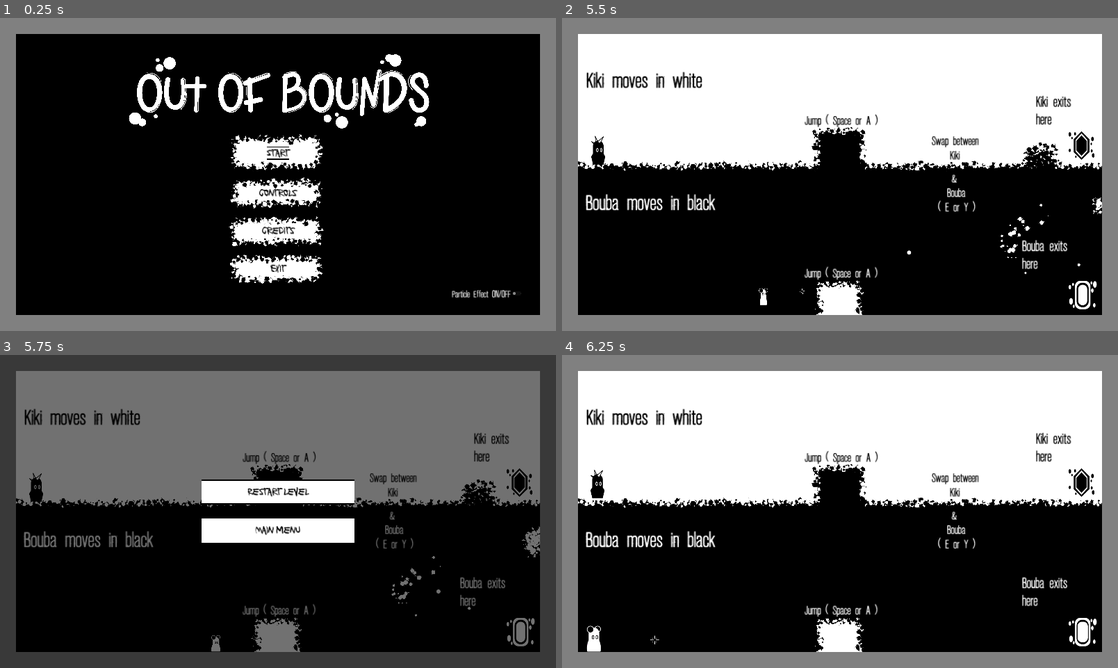
Above: before the commit, frames 1-4 (two rows, left to right).
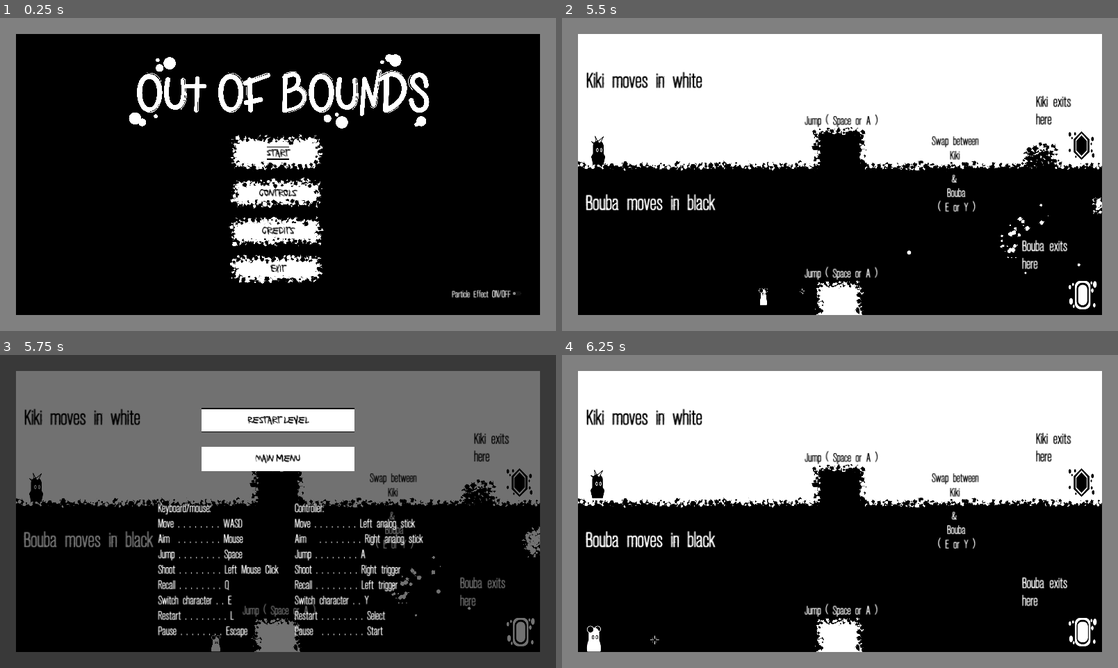
Above: after the commit, the same moments.

Repository: RobotRamen/margin
Game: Godot game, scene res://theme/empty.tscn
Same seed, same stepped clock (60 frames per second), same inputs: the game is played once before the commit and once after it.
Inputs (mouse positions are in pixels of both pictures, inside the frame that each line leads up to):
- Up to frame 1 (0.25 s): no input
- Up to frame 2 (5.5 s): click "Start" at 0.5 s; click "One Player (keyboard)" at 1.25 s; move the mouse to (962, 158) at 2.02 s; hold D (right_k) 2.03-3.53 s; tap Q (restore_k) at 2.1, 3.6, 5.1 s; click (962, 158) at 2.17 s; tap Space (jump_k) at 2.27, 3.02, 4.52, 5.27 s; move the mouse to (728, 190) at 2.77 s; tap E (switch) at 2.85, 4.35 s; click (728, 190) at 2.92 s; move the mouse to (895, 105) at 3.52 s; hold A (left_k) 3.53-4.28 s; click (895, 105) at 3.67 s; move the mouse to (812, 237) at 4.27 s; hold D (right_k) from 4.28 s (still down); click (812, 237) at 4.42 s; move the mouse to (1006, 221) at 5.02 s; click (1006, 221) at 5.17 s
- Up to frame 3 (5.75 s): keep holding D (right_k); tap Escape (Pause) at 5.65 s
- Up to frame 4 (6.25 s): release D (right_k) at 5.75 s; click "Restart level" at 5.75 s

Frames 1-2 are identical in both runs. In frame 3, 11% of the frame differs, in the area x 28-77%, y 16-91%; in frame 4, nothing differs.

Commit message:
fixed controller bug

Diff:
--- a/character.gd
+++ b/character.gd
@@ -310,7 +310,7 @@
 func set_look_direction():
 	if is_single_player and controlled_by_1:
 		look_direction = Vector2(0,0)
-	if (controlled_by_0 or controlled_by_1) and !is_keyboard:
+	elif (is_keyboard and controlled_by_1) or !is_keyboard:
 		look_direction = Input.get_vector(look_left, look_right, look_up, look_down)
 	else:
 		look_direction = Vector2(0,0)
--- a/controls.tscn
+++ b/controls.tscn
@@ -37,9 +37,9 @@
 anchor_right = 0.5
 anchor_bottom = 0.5
 offset_left = -37.0
-offset_top = 357.0
+offset_top = 389.0
 offset_right = 24.0
-offset_bottom = 391.0
+offset_bottom = 423.0
 grow_horizontal = 2
 grow_vertical = 2
 theme = ExtResource("3_hclrw")
@@ -50,9 +50,9 @@
 [node name="Label" type="Label" parent="."]
 layout_mode = 0
 offset_left = -259.0
-offset_top = 94.0
+offset_top = 65.0
 offset_right = 212.0
-offset_bottom = 497.0
+offset_bottom = 530.0
 theme_override_fonts/font = ExtResource("4_y4lgp")
 text = "Keyboard/mouse:
 Move . . . . . . . . WASD
@@ -61,7 +61,8 @@
 Shoot . . . . . . . . Left Mouse Click
 Recall . . . . . . . . Q
 Switch character . . E
-Restart . . . . . . . . L"
+Restart . . . . . . . . L
+Pause . . . . . . . . Escape"
 justification_flags = 162
 
 [node name="Label" type="Label" parent="Label"]
@@ -77,14 +78,15 @@
 Shoot . . . . . . . . Right trigger
 Recall . . . . . . . . Left trigger
 Switch character . . Y
-Restart . . . . . . . . Start"
+Restart . . . . . . . . Select
+Pause  . . . . . . . . Start"
 
 [node name="Label" type="Label" parent="Label/Label"]
 layout_mode = 0
 offset_left = -472.0
-offset_top = -225.0
+offset_top = -183.0
 offset_right = 428.0
-offset_bottom = -81.0
+offset_bottom = -30.0
 theme_override_fonts/font = ExtResource("4_y4lgp")
 text = "Out of bounds can be played by one or two players:
 Player 1 can use a controller or keyboard/mouse
--- a/pause_menu.tscn
+++ b/pause_menu.tscn
@@ -1,9 +1,10 @@
-[gd_scene load_steps=5 format=3 uid="uid://dl4uv70vy3d6r"]
+[gd_scene load_steps=6 format=3 uid="uid://dl4uv70vy3d6r"]
 
 [ext_resource type="Script" path="res://pause_menu.gd" id="1_m88jp"]
 [ext_resource type="Theme" uid="uid://basjy2a0xiwrl" path="res://theme/Menu Theme.tres" id="2_x6a4o"]
 [ext_resource type="Script" path="res://Main menu button.gd" id="3_jhl05"]
 [ext_resource type="Script" path="res://Restart button.gd" id="4_vjt0t"]
+[ext_resource type="FontFile" uid="uid://cfn7lbm1g7p0t" path="res://theme/Fresco Stamp.ttf" id="5_su3nq"]
 
 [node name="Pause menu" type="Control"]
 layout_mode = 3
@@ -35,9 +36,9 @@
 anchor_right = 0.5
 anchor_bottom = 0.5
 offset_left = -263.0
-offset_top = -108.0
+offset_top = -354.98
 offset_right = 263.0
-offset_bottom = 108.0
+offset_bottom = -138.981
 grow_horizontal = 2
 grow_vertical = 2
 mouse_filter = 2
@@ -87,6 +88,42 @@
 grow_vertical = 2
 mouse_filter = 2
 
+[node name="Label" type="Label" parent="."]
+z_index = 5
+offset_left = 546.0
+offset_top = 500.0
+offset_right = 1017.0
+offset_bottom = 965.0
+theme_override_fonts/font = ExtResource("5_su3nq")
+theme_override_font_sizes/font_size = 40
+text = "Keyboard/mouse:
+Move . . . . . . . . WASD
+Aim  . . . . . . . . Mouse
+Jump . . . . . . . . Space
+Shoot . . . . . . . . Left Mouse Click
+Recall . . . . . . . . Q
+Switch character . . E
+Restart . . . . . . . . L
+Pause . . . . . . . . Escape"
+justification_flags = 162
+
+[node name="Label" type="Label" parent="Label"]
+layout_mode = 0
+offset_left = 472.0
+offset_right = 888.0
+offset_bottom = 265.0
+theme_override_fonts/font = ExtResource("5_su3nq")
+theme_override_font_sizes/font_size = 40
+text = "Controller:
+Move . . . . . . . . Left analog stick
+Aim   . . . . . . . . Right analog stick
+Jump . . . . . . . . A
+Shoot . . . . . . . . Right trigger
+Recall . . . . . . . . Left trigger
+Switch character . . Y
+Restart . . . . . . . . Select
+Pause  . . . . . . . . Start"
+
 [connection signal="focus_entered" from="VBoxContainer/Restart button" to="VBoxContainer/Restart button" method="_on_focus_entered"]
 [connection signal="mouse_entered" from="VBoxContainer/Restart button" to="VBoxContainer/Restart button" method="_on_mouse_entered"]
 [connection signal="pressed" from="VBoxContainer/Restart button" to="." method="_on_restart_button_pressed"]
Not shown, changed: export_presets.cfg
Not shown, added: exports/Out of Bounds V1.0.zip
Not shown, added: exports/Out_of_Bounds.zip
Not shown, added: exports/Out_of_Bounds_v0.3.1.exe
Not shown, added: exports/Out_of_Bounds_v0.3.1.pck
Not shown, added: exports/Out_of_Bounds_v1.0.console.exe
Not shown, added: exports/Out_of_Bounds_v1.0.exe
Not shown, added: exports/Out_of_Bounds_v1.0.pck
